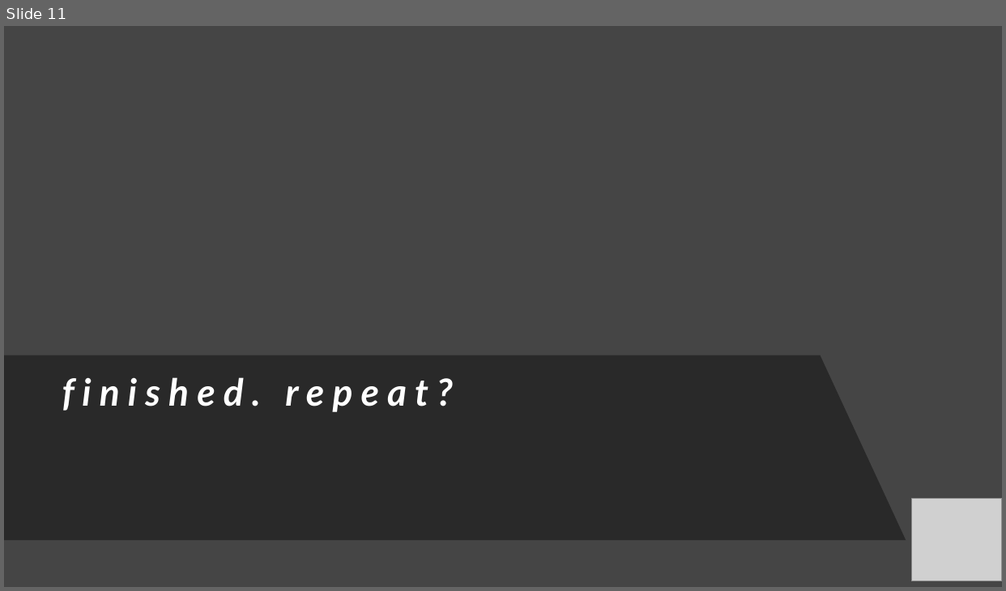
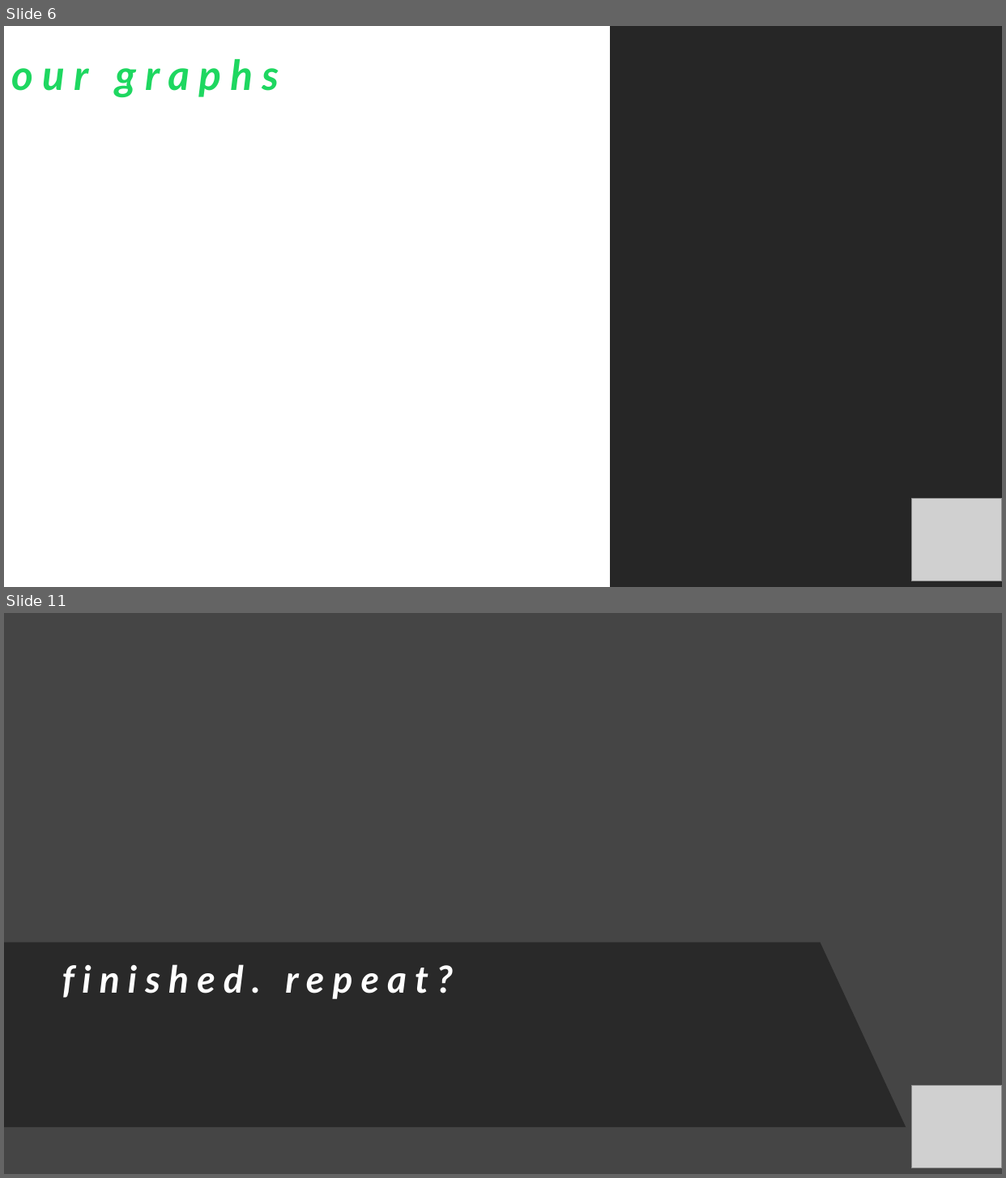
Before and after one commit to iastanehasl/Project-One, a slide deck: Spotipy Presentation 10.27.pptx. Shown one above the other, each under a label of ours: slide 11 before the commit, slides 6 and 11 after it; the slides between them are not shown. The pictures are 1006x591 and 1006x1178 pixels, drawn with LibreOffice and Linux fonts; fonts in the diff are those of the drawing; grey boxes stand for pictures. Boxes give left, top, right and bottom in pixels: in the first picture for what was removed or moved away, otherwise in the second. Text is boxed around its words. In the diff, an @@ line names an element or a change of style, - is before the commit and + after.

```diff
--- a/Spotipy Presentation 10.27.pptx
+++ b/Spotipy Presentation 10.27.pptx
@@ slide 6 added at box(4, 26, 1002, 587), background #FFFFFF @@
@@ rectangle added at box(611, 26, 1002, 587), fill #262626 @@
@@ text added at box(11, 59, 279, 97), 40 pt, text #1ED760, bold, italic @@
+o u r g r a p h s
@@ picture added at box(911, 498, 1002, 582) @@
```
Also in this commit, not shown: 9 slides changed, 1 slide removed.
